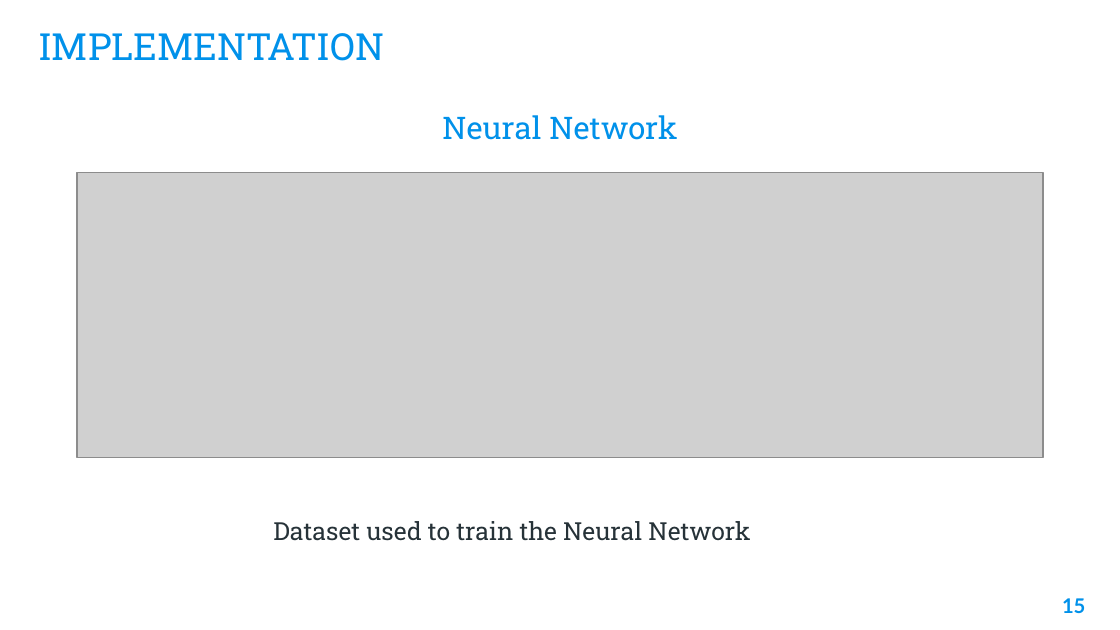
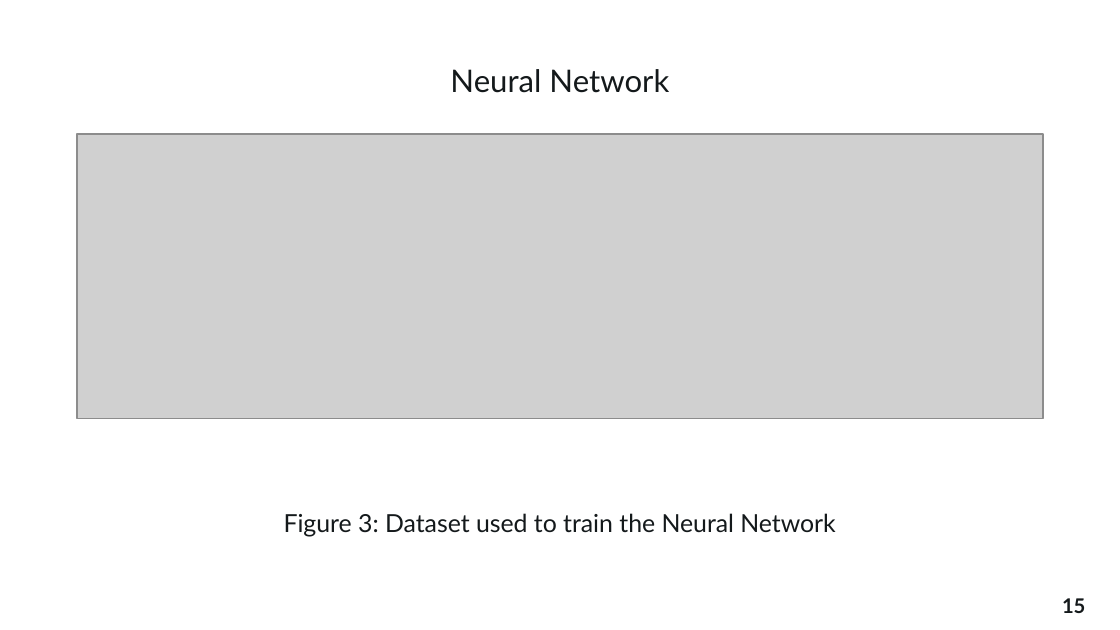
Before and after one commit to theajstars/projex, a slide deck: slide 15 of Ajiboye Oluwaferanmi Post Data.pptx. Drawn at 1120x630 pixels with LibreOffice and Linux fonts; fonts in the diff are those of the drawing; grey boxes stand for pictures; background and template pictures are left out. Boxes give left, top, right and bottom in pixels: in the first picture for what was removed or moved away, otherwise in the second. Text is boxed around its words. In the diff, an @@ line names an element or a change of style, - is before the commit and + after.

```diff
--- a/Ajiboye Oluwaferanmi Post Data.pptx
+++ b/Ajiboye Oluwaferanmi Post Data.pptx
@@ title removed at [38, 33, 384, 61] @@
-IMPLEMENTATION
@@ text "Neural Network": place and size @@
-text "Neural Network" at [442, 115, 677, 140]
+text "Neural Network" at [450, 69, 669, 93]
@@ text "Neural Network" at [450, 69, 669, 93]: font Roboto Slab to Lato, text colour #0091EA to #14191B @@
@@ picture: place and size @@
-picture at [77, 172, 1044, 457]
+picture at [77, 134, 1044, 419]
@@ text at [284, 513, 836, 537]: text changed; font Roboto Slab to Lato; text colour #263238 to #14191B @@
-Dataset used to train the Neural Network
+Figure 3: Dataset used to train the Neural Network
@@ page number at [1062, 598, 1085, 613]: text colour #0091EA to #14191B @@
```
Also in this commit, not shown: 25 other slides changed, 1 slide added, 1 slide removed, 1 other file.
